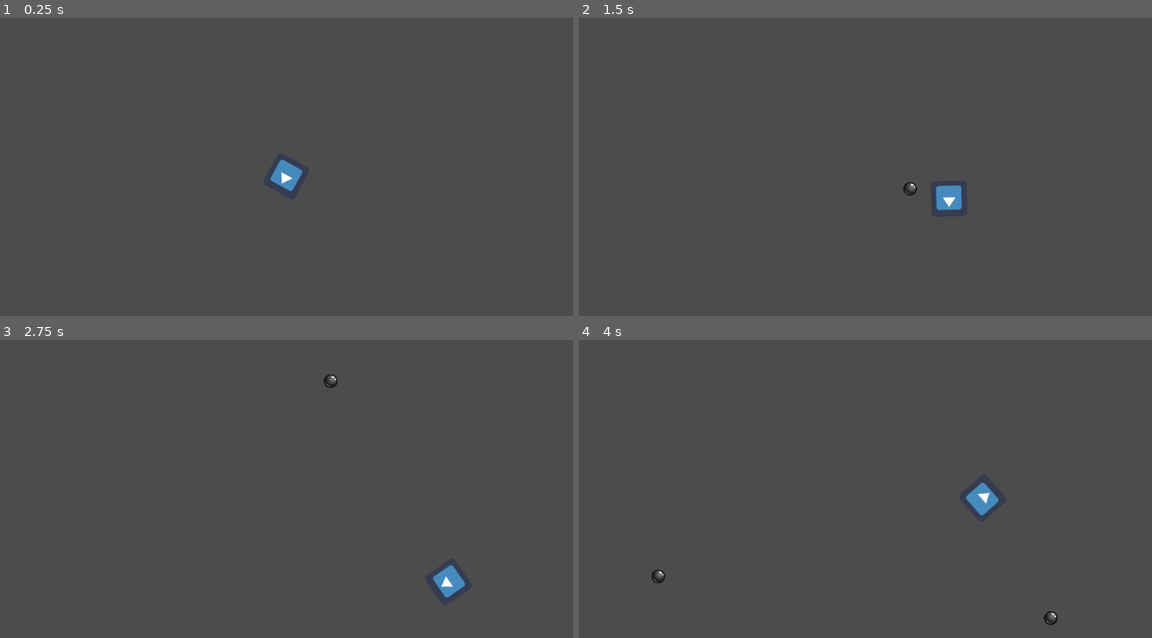
Above: before the commit, frames 1-4 (two rows, left to right).
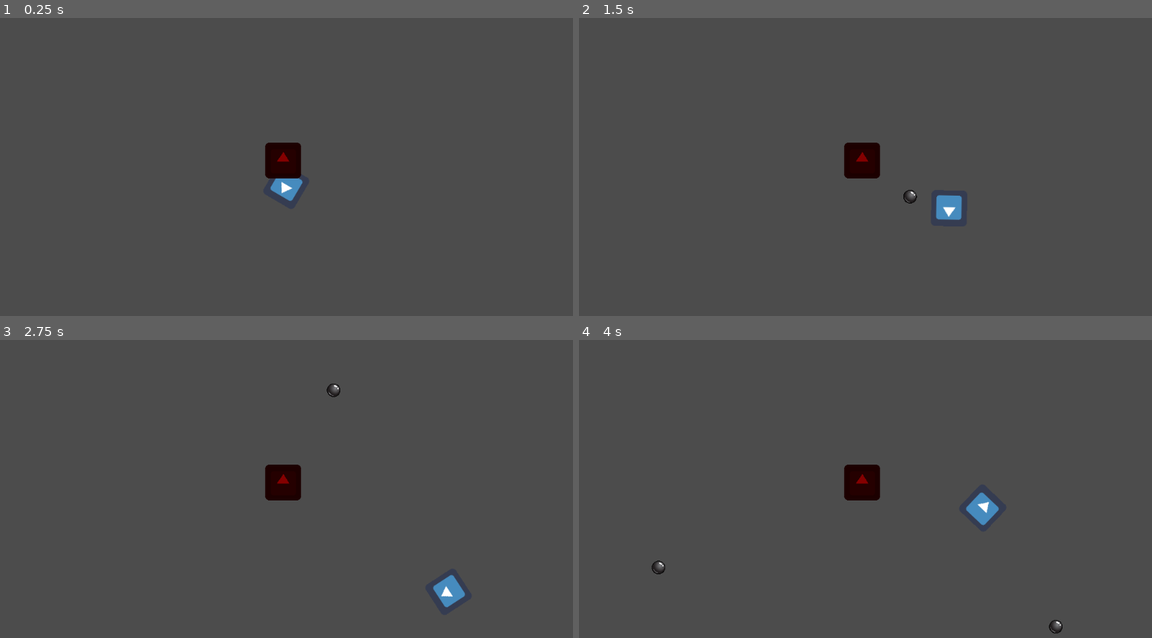
Above: after the commit, the same moments.

Repository: confusedswede/TopdownShooterGame
Game: Godot game, scene res://Scenes/game.tscn
The game is run twice, just before and just after one commit, with the same random seed, the same clock (stepped at 60 frames per second) and the same inputs. The engine's default icon, where the game draws it, is replaced by a stand-in: a white triangle on a blue panel in a dark square.
Inputs (mouse positions are in pixels of both pictures, inside the frame that each line leads up to):
- Up to frame 1 (0.25 s): no input
- Up to frame 2 (1.5 s): tap Enter at 0.5 s; move the mouse to (991, 169) at 0.52 s; hold Right (ui_right) 0.53-1.28 s; click (991, 169) at 0.6 s; move the mouse to (750, 202) at 1.27 s; hold Down (ui_down) from 1.28 s (still down); click (750, 202) at 1.35 s
- Up to frame 3 (2.75 s): move the mouse to (343, 435) at 2.02 s; release Down (ui_down) at 2.03 s; hold Right (ui_right) from 2.03 s (still down); click (343, 435) at 2.1 s
- Up to frame 4 (4 s): move the mouse to (836, 575) at 2.77 s; release Right (ui_right) at 2.78 s; hold Up (ui_up) 2.78-3.53 s; click (836, 575) at 2.85 s; move the mouse to (1037, 557) at 3.52 s; hold Left (ui_left) from 3.53 s (still down); click (1037, 557) at 3.6 s

The runs differ from the first frame. In frame 1, 1.0% of the frame differs, in the area x 46-53%, y 41-62%; in frame 2, 1.2%; in frame 3, 1.3%; in frame 4, 1.4%, in the area x 12-85%, y 41-99%.
Error after the commit: Attempt to call function 'get_root' in base 'null instance' on a null instance. (res://Scripts/enemy.gd:9)

Commit message:
Added enemy and damage

Diff:
--- a/Top down shooter/Scenes/bullet.tscn
+++ b/Top down shooter/Scenes/bullet.tscn
@@ -1,11 +1,13 @@
 [gd_scene load_steps=4 format=2]
 
-[ext_resource path="res://Scenes/bullet.gd" type="Script" id=1]
+[ext_resource path="res://Scripts/bullet.gd" type="Script" id=1]
 [ext_resource path="res://Art/bullet4.png" type="Texture" id=2]
 
 [sub_resource type="CircleShape2D" id=1]
 
-[node name="bullet" type="Area2D"]
+[node name="bullet" type="Area2D" groups=[
+"bullet",
+]]
 position = Vector2( 540.79, 212.737 )
 scale = Vector2( 0.4, 0.4 )
 script = ExtResource( 1 )
--- /dev/null
+++ b/Top down shooter/Scenes/enemy.tscn
@@ -0,0 +1,35 @@
+[gd_scene load_steps=5 format=2]
+
+[ext_resource path="res://Scripts/enemy.gd" type="Script" id=1]
+[ext_resource path="res://Art/icon.png" type="Texture" id=2]
+
+[sub_resource type="RectangleShape2D" id=1]
+extents = Vector2( 32.4473, 31.9437 )
+
+[sub_resource type="CircleShape2D" id=2]
+radius = 173.658
+
+[node name="enemy" type="KinematicBody2D"]
+position = Vector2( 506, 255 )
+script = ExtResource( 1 )
+
+[node name="CollisionShape2D" type="CollisionShape2D" parent="."]
+editor/display_folded = true
+shape = SubResource( 1 )
+
+[node name="Sprite" type="Sprite" parent="CollisionShape2D"]
+modulate = Color( 0.521569, 0, 0, 1 )
+texture = ExtResource( 2 )
+
+[node name="enemyHB" type="Area2D" parent="."]
+editor/display_folded = true
+
+[node name="CollisionShape2D2" type="CollisionShape2D" parent="enemyHB"]
+shape = SubResource( 1 )
+
+[node name="PlayerDetection" type="Area2D" parent="."]
+
+[node name="CollisionShape2D" type="CollisionShape2D" parent="PlayerDetection"]
+shape = SubResource( 2 )
+[connection signal="area_entered" from="enemyHB" to="." method="on_bullet_hit"]
+[connection signal="area_entered" from="PlayerDetection" to="." method="on_player_entered"]
--- a/Top down shooter/Scenes/game.tscn
+++ b/Top down shooter/Scenes/game.tscn
@@ -1,7 +1,8 @@
-[gd_scene load_steps=4 format=2]
+[gd_scene load_steps=5 format=2]
 
-[ext_resource path="res://Scenes/Player.gd" type="Script" id=1]
+[ext_resource path="res://Scripts/Player.gd" type="Script" id=1]
 [ext_resource path="res://Art/icon.png" type="Texture" id=2]
+[ext_resource path="res://Scenes/enemy.tscn" type="PackedScene" id=3]
 
 [sub_resource type="RectangleShape2D" id=1]
 
@@ -16,3 +17,5 @@
 
 [node name="Sprite" type="Sprite" parent="Player/CollisionShape2D"]
 texture = ExtResource( 2 )
+
+[node name="enemy" parent="." instance=ExtResource( 3 )]
--- /dev/null
+++ b/Top down shooter/Scripts/enemy.gd
@@ -0,0 +1,32 @@
+extends KinematicBody2D
+
+var health = 5
+var speed = 100
+
+var velocity = Vector2()
+var attack_player = false
+
+var player = get_tree().get_root().get_node("game").get_node("Player")
+
+
+func _process(delta):
+	if (attack_player):
+		move_to_player()
+
+
+
+
+	print (health)
+
+func move_to_player():
+	pass
+
+
+
+func on_bullet_hit(area):
+	if (area.is_in_group("bullet")):
+		health -= 1
+
+
+func on_player_entered(area):
+	pass # Replace with function body.
Renamed: Top down shooter/Scenes/Player.gd -> Top down shooter/Scripts/Player.gd
Renamed: Top down shooter/Scenes/bullet.gd -> Top down shooter/Scripts/bullet.gd
